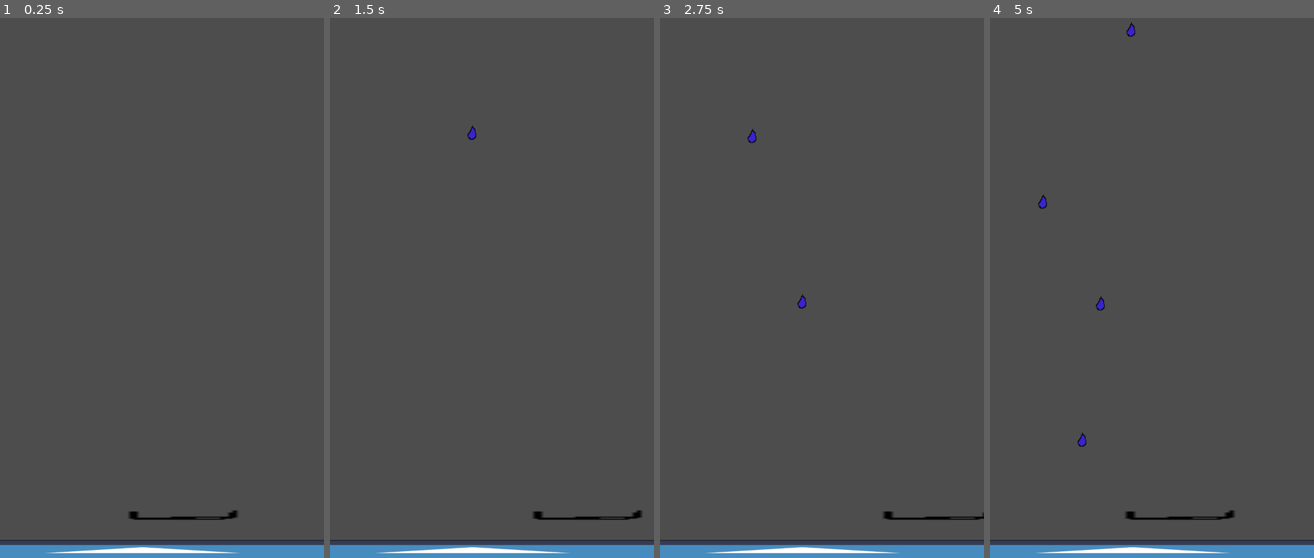
Above: before the commit, frames 1-4 (left to right).
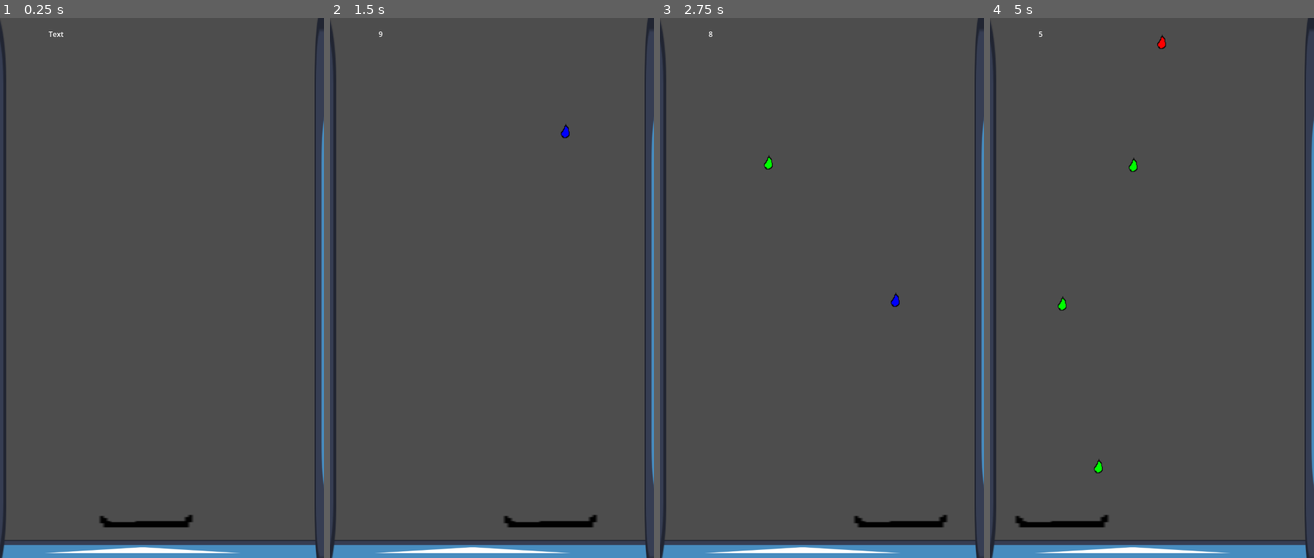
Above: after the commit, the same moments.

Repository: Gellardo/gamejam-farbe-bekennen
Game: Godot game, scene res://game.tscn
The game is run twice, just before and just after one commit, with the same random seed, the same clock (stepped at 60 frames per second) and the same inputs. The engine's default icon, where the game draws it, is replaced by a stand-in: a white triangle on a blue panel in a dark square.
Inputs:
- Up to frame 1 (0.25 s): no input
- Up to frame 2 (1.5 s): tap Enter at 0.5 s; hold Right (ui_right) 0.53-1.28 s; hold Left (ui_left) from 1.28 s (still down)
- Up to frame 3 (2.75 s): release Left (ui_left) at 2.03 s; hold Right (ui_right) from 2.03 s (still down)
- Up to frame 4 (5 s): release Right (ui_right) at 3.53 s; hold Left (ui_left) from 3.53 s (still down)

The runs differ from the first frame. In frame 1, 2.8% of the frame differs, in the area x 0-100%, y 0-100%; in frame 2, 2.8%; in frame 3, 2.9%; in frame 4, 3.2%.

Commit message:
Autospawn drops, color them and color the player

Diff:
--- /dev/null
+++ b/cloud.tscn
@@ -0,0 +1,27 @@
+[gd_scene format=3 uid="uid://c058exfebffk"]
+
+[ext_resource type="Script" uid="uid://bciaft585egue" path="res://scripts/cloud.gd" id="1_b3oxr"]
+[ext_resource type="PackedScene" uid="uid://vmorvl1iwn58" path="res://tropfen.tscn" id="2_qaedo"]
+
+[sub_resource type="RectangleShape2D" id="RectangleShape2D_hcsci"]
+size = Vector2(670, 111)
+
+[node name="Cloud" type="Area2D" unique_id=281911265]
+script = ExtResource("1_b3oxr")
+projectile_scene = ExtResource("2_qaedo")
+
+[node name="CollisionShape2D" type="CollisionShape2D" parent="." unique_id=1955785203]
+position = Vector2(358, 68)
+shape = SubResource("RectangleShape2D_hcsci")
+
+[node name="Label" type="Label" parent="CollisionShape2D" unique_id=1261832844]
+offset_left = -248.0
+offset_top = -42.0
+offset_right = -208.0
+offset_bottom = -19.0
+text = "Text"
+
+[node name="Timer" type="Timer" parent="." unique_id=770411149]
+autostart = true
+
+[connection signal="timeout" from="Timer" to="." method="_on_timer_timeout"]
--- a/game.tscn
+++ b/game.tscn
@@ -1,17 +1,19 @@
 [gd_scene format=3 uid="uid://jh67x5kmvuvg"]
 
 [ext_resource type="PackedScene" uid="uid://dy7k6p2k8837c" path="res://player.tscn" id="1_80nbo"]
-[ext_resource type="PackedScene" uid="uid://vmorvl1iwn58" path="res://tropfen.tscn" id="2_e2o6t"]
+[ext_resource type="PackedScene" uid="uid://c058exfebffk" path="res://cloud.tscn" id="3_fc0e3"]
 [ext_resource type="Texture2D" uid="uid://b04ykn8mnrjk3" path="res://icon.svg" id="3_feb5d"]
-[ext_resource type="Script" uid="uid://bciaft585egue" path="res://scripts/cloud.gd" id="4_fc0e3"]
 
 [sub_resource type="PhysicsMaterial" id="PhysicsMaterial_e2o6t"]
 
 [sub_resource type="WorldBoundaryShape2D" id="WorldBoundaryShape2D_6lhik"]
 distance = -1136.0
 
-[sub_resource type="RectangleShape2D" id="RectangleShape2D_hcsci"]
-size = Vector2(670, 111)
+[sub_resource type="RectangleShape2D" id="RectangleShape2D_fc0e3"]
+size = Vector2(207.5, 1246)
+
+[sub_resource type="RectangleShape2D" id="RectangleShape2D_7jktm"]
+size = Vector2(100, 1249)
 
 [node name="Game" type="Node2D" unique_id=1182312967]
 
@@ -19,7 +21,7 @@
 position = Vector2(363, 592)
 
 [node name="Player" parent="." unique_id=757642284 instance=ExtResource("1_80nbo")]
-position = Vector2(302, 1132)
+position = Vector2(242, 1142)
 
 [node name="Background" type="Node" parent="." unique_id=1229567961]
 
@@ -35,16 +37,27 @@
 scale = Vector2(10.6484375, 0.4296875)
 texture = ExtResource("3_feb5d")
 
-[node name="Cloud" type="Area2D" parent="." unique_id=457645562]
-position = Vector2(-2, -1426)
-script = ExtResource("4_fc0e3")
-projectile_scene = ExtResource("2_e2o6t")
+[node name="LeftWall" type="StaticBody2D" parent="Background" unique_id=297536896]
 
-[node name="CollisionShape2D" type="CollisionShape2D" parent="Cloud" unique_id=319436459]
-position = Vector2(363, 1487.5)
-shape = SubResource("RectangleShape2D_hcsci")
+[node name="CollisionShape2D" type="CollisionShape2D" parent="Background/LeftWall" unique_id=299336342]
+position = Vector2(-84.75, 600)
+shape = SubResource("RectangleShape2D_fc0e3")
 
-[node name="Timer" type="Timer" parent="Cloud" unique_id=1934741968]
-autostart = true
+[node name="Sprite2D" type="Sprite2D" parent="Background/LeftWall" unique_id=1552600545]
+position = Vector2(-86, 604)
+scale = Vector2(1.609375, 9.75)
+texture = ExtResource("3_feb5d")
 
-[connection signal="timeout" from="Cloud/Timer" to="Cloud" method="_on_timer_timeout"]
+[node name="RightWall" type="StaticBody2D" parent="Background" unique_id=625722766]
+
+[node name="CollisionShape2D" type="CollisionShape2D" parent="Background/RightWall" unique_id=427792333]
+position = Vector2(750, 596.5)
+shape = SubResource("RectangleShape2D_7jktm")
+
+[node name="Sprite2D" type="Sprite2D" parent="Background/RightWall" unique_id=1874843985]
+position = Vector2(751.5, 604.99994)
+scale = Vector2(0.7734373, 9.765626)
+texture = ExtResource("3_feb5d")
+
+[node name="Cloud" parent="." unique_id=281911265 instance=ExtResource("3_fc0e3")]
+position = Vector2(1, -10)
--- a/player.tscn
+++ b/player.tscn
@@ -1,10 +1,10 @@
 [gd_scene format=3 uid="uid://dy7k6p2k8837c"]
 
 [ext_resource type="Script" uid="uid://cv7nguha7tev7" path="res://scripts/player.gd" id="1_4flbx"]
-[ext_resource type="Texture2D" uid="uid://dh6ln2v2kr64s" path="res://assets/Player.png" id="2_onrkg"]
+[ext_resource type="Texture2D" uid="uid://dnjsifrdv83sc" path="res://assets/Player.png" id="2_onrkg"]
 
 [sub_resource type="RectangleShape2D" id="RectangleShape2D_sh265"]
-size = Vector2(240, 33)
+size = Vector2(193, 33)
 
 [node name="Player" type="Node2D" unique_id=757642284]
 
@@ -12,10 +12,10 @@
 script = ExtResource("1_4flbx")
 
 [node name="CollisionShape2D" type="CollisionShape2D" parent="PlayerBody" unique_id=1876514733]
-position = Vector2(115, -33.5)
+position = Vector2(91.5, -33.5)
 shape = SubResource("RectangleShape2D_sh265")
 
 [node name="Sprite2D" type="Sprite2D" parent="PlayerBody" unique_id=1919871436]
-position = Vector2(99.00001, -36.5)
-scale = Vector2(9.187499, 2.28125)
+position = Vector2(78.000015, -36.5)
+scale = Vector2(7.874999, 2.28125)
 texture = ExtResource("2_onrkg")
--- a/project.godot
+++ b/project.godot
@@ -15,6 +15,10 @@
 config/features=PackedStringArray("4.7", "GL Compatibility")
 config/icon="res://icon.svg"
 
+[autoload]
+
+GlobalHotkeys="*uid://488frxwshph0"
+
 [display]
 
 window/size/viewport_width=720
@@ -22,6 +26,26 @@
 window/stretch/mode="viewport"
 window/stretch/scale_mode="integer"
 window/handheld/orientation=1
+
+[input]
+
+left={
+"deadzone": 0.2,
+"events": [Object(InputEventKey,"resource_local_to_scene":false,"resource_name":"","device":-1,"window_id":0,"alt_pressed":false,"shift_pressed":false,"ctrl_pressed":false,"meta_pressed":false,"pressed":false,"keycode":0,"physical_keycode":4194319,"key_label":0,"unicode":0,"location":0,"echo":false,"script":null)
+, Object(InputEventKey,"resource_local_to_scene":false,"resource_name":"","device":-1,"window_id":0,"alt_pressed":false,"shift_pressed":false,"ctrl_pressed":false,"meta_pressed":false,"pressed":false,"keycode":0,"physical_keycode":65,"key_label":0,"unicode":97,"location":0,"echo":false,"script":null)
+]
+}
+right={
+"deadzone": 0.2,
+"events": [Object(InputEventKey,"resource_local_to_scene":false,"resource_name":"","device":-1,"window_id":0,"alt_pressed":false,"shift_pressed":false,"ctrl_pressed":false,"meta_pressed":false,"pressed":false,"keycode":0,"physical_keycode":4194321,"key_label":0,"unicode":0,"location":0,"echo":false,"script":null)
+, Object(InputEventKey,"resource_local_to_scene":false,"resource_name":"","device":-1,"window_id":0,"alt_pressed":false,"shift_pressed":false,"ctrl_pressed":false,"meta_pressed":false,"pressed":false,"keycode":0,"physical_keycode":68,"key_label":0,"unicode":100,"location":0,"echo":false,"script":null)
+]
+}
+exit={
+"deadzone": 0.2,
+"events": [Object(InputEventKey,"resource_local_to_scene":false,"resource_name":"","device":-1,"window_id":0,"alt_pressed":false,"shift_pressed":false,"ctrl_pressed":false,"meta_pressed":false,"pressed":false,"keycode":0,"physical_keycode":4194305,"key_label":0,"unicode":0,"location":0,"echo":false,"script":null)
+]
+}
 
 [physics]
 
--- a/scripts/cloud.gd
+++ b/scripts/cloud.gd
@@ -1,17 +1,21 @@
 extends Area2D
 
 @export var projectile_scene: PackedScene
+@export var water = 10
 @onready var col_shape: CollisionShape2D = $CollisionShape2D
+@onready var label: Label = $CollisionShape2D/Label
+
+const palette = [Color.RED, Color.GREEN, Color.BLUE]
 
 func tropf():
     var rect_shape = col_shape.shape as RectangleShape2D
-    if not rect_shape or not projectile_scene:
+    if water <=0 or not rect_shape or not projectile_scene:
         return
 
     # Calculate a random coordinate inside the shape's boundaries
     var extents = rect_shape.size / 2.0
     var random_offset = Vector2(
-        randf_range(-extents.x, extents.y),
+        randf_range(-extents.x, extents.x),
         randf_range(-extents.y, extents.y)
     )
 
@@ -20,9 +24,11 @@
     # Instantiate and add to scene
     var bullet = projectile_scene.instantiate()
     bullet.global_position = spawn_pos
-    bullet.direction = Vector2.DOWN # Or customize per wave
+    bullet.setup(Vector2.DOWN, palette.pick_random())
 
     get_tree().current_scene.add_child(bullet)
+    water -= 1
+    label.text = str(water)
 
 # Called when the node enters the scene tree for the first time.
 func _ready() -> void:
--- /dev/null
+++ b/scripts/global_hotkeys.gd
@@ -0,0 +1,7 @@
+extends Node
+
+
+func _unhandled_input(event: InputEvent) -> void:
+    if event.is_action_pressed("exit"):
+        get_tree().quit()
+        get_viewport().set_input_as_handled()
--- a/scripts/player.gd
+++ b/scripts/player.gd
@@ -2,19 +2,85 @@
 
 
 const SPEED = 300.0
-const JUMP_VELOCITY = -400.0
 
-func collect():
-    pass
+var current_color = Color.BLACK
+
+func collect(color: Color):
+    current_color = current_color.lerp(color, 0.25)
+    $Sprite2D.modulate = current_color
+    evaluate_round(current_color, Color.GREEN)
+func _ready() -> void:
+    $Sprite2D.modulate = current_color
 
 func _physics_process(delta: float) -> void:
 
     # Get the input direction and handle the movement/deceleration.
     # As good practice, you should replace UI actions with custom gameplay actions.
-    var direction := Input.get_axis("ui_left", "ui_right")
+    var direction := Input.get_axis("left", "right")
     if direction:
         velocity.x = direction * SPEED
     else:
         velocity.x = move_toward(velocity.x, 0, SPEED)
 
     move_and_slide()
+
+    var visible_rect = get_viewport_rect()
+
+
+##############
+# Scoring    #
+##############
+const MAX_RGB_DIST: float = 1.7320508 # sqrt(3)
+
+func calculate_color_score(player_color: Color, target_color: Color) -> Dictionary:
+    # 1. Convert colors to 3D vectors (ignoring alpha)
+    var v1 = Vector3(player_color.r, player_color.g, player_color.b)
+    var v2 = Vector3(target_color.r, target_color.g, target_color.b)
+
+    # 2. Euclidean distance between the two colors
+    var dist = v1.distance_to(v2)
+
+    # 3. Calculate normalized accuracy (1.0 = perfect match, 0.0 = completely opposite)
+    var accuracy = clampf(1.0 - (dist / MAX_RGB_DIST), 0.0, 1.0)
+
+    # 4. Map accuracy to points (e.g. 0 to 1000 points)
+    var points = int(accuracy * 1000)
+
+    # 5. Assign arcade-style ratings
+    var grade = "F"
+    if accuracy >= 0.95:
+        grade = "PERFECT!"
+    elif accuracy >= 0.85:
+        grade = "GREAT"
+    elif accuracy >= 0.70:
+        grade = "GOOD"
+    elif accuracy >= 0.50:
+        grade = "OK"
+
+    return {
+        "accuracy_pct": roundf(accuracy * 100.0), # e.g. 94.0%
+        "points": points,
+        "grade": grade,
+        "raw_distance": dist
+    }
+
+# When round ends, or player reaches the goal gate:
+func evaluate_round(player_color: Color, target_color: Color) -> void:
+    var result = calculate_color_score(player_color, target_color)
+
+    print("Match Accuracy: %d%%" % result.accuracy_pct)
+    print("Score: %d" % result.points)
+    print("Rating: %s" % result.grade)
+
+    # Bonus: Check if within a win tolerance threshold
+    if result.accuracy_pct >= 85.0:
+        print("Round Passed! Advancing to next color...")
+    else:
+        print("Color mismatch! Try again.")
+func get_perceptual_distance(c1: Color, c2: Color) -> float:
+    var r_diff = (c1.r - c2.r) * 0.30
+    var g_diff = (c1.g - c2.g) * 0.59
+    var b_diff = (c1.b - c2.b) * 0.11
+
+    # Normalized perceptual distance
+    return sqrt(r_diff * r_diff + g_diff * g_diff + b_diff * b_diff)
--- a/scripts/tropfen.gd
+++ b/scripts/tropfen.gd
@@ -2,17 +2,30 @@
 
 @export var speed: float = 300.0
 var direction: Vector2 = Vector2.DOWN
+var color: Color = Color.RED
+
+@onready var sprite: Sprite2D = $Sprite2D
 
 func _ready() -> void:
     # Connect signals (or connect them via the Node dock)
     body_entered.connect(_on_body_entered)
+    sprite.modulate = color
+
+# Clean setup function to call right after instantiating
+func setup(init_direction: Vector2, init_color: Color) -> void:
+    direction = init_direction
+    color = init_color
+    # If the projectile is already inside the tree, apply immediately
+    if sprite:
+        sprite.modulate = color
+
 
 func _physics_process(delta: float) -> void:
     position += direction * speed * delta
 
 func _on_body_entered(body: Node) -> void:
     if body.has_method("collect"):
-        body.collect()
+        body.collect(color)
     else:
         print("hit terrain")
     queue_free()
Binary file changed: assets/Player.png
Not shown, changed: assets/Player.png.import
Binary file changed: assets/Tropfen.png
Not shown, changed: assets/Tropfen.png.import
Not shown, added: scripts/global_hotkeys.gd.uid
Not shown: 2 places in tropfen.tscn that only renumber resources
